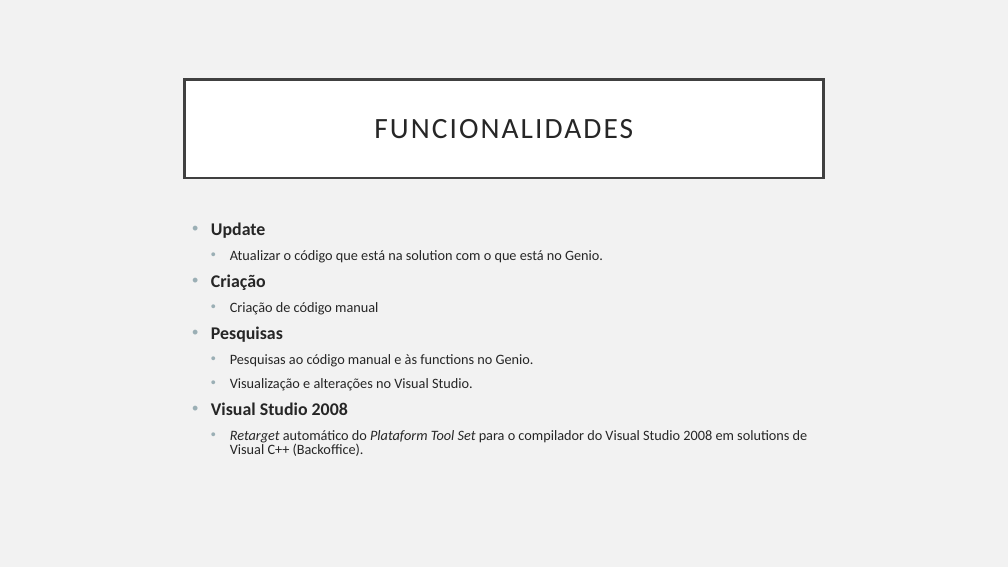
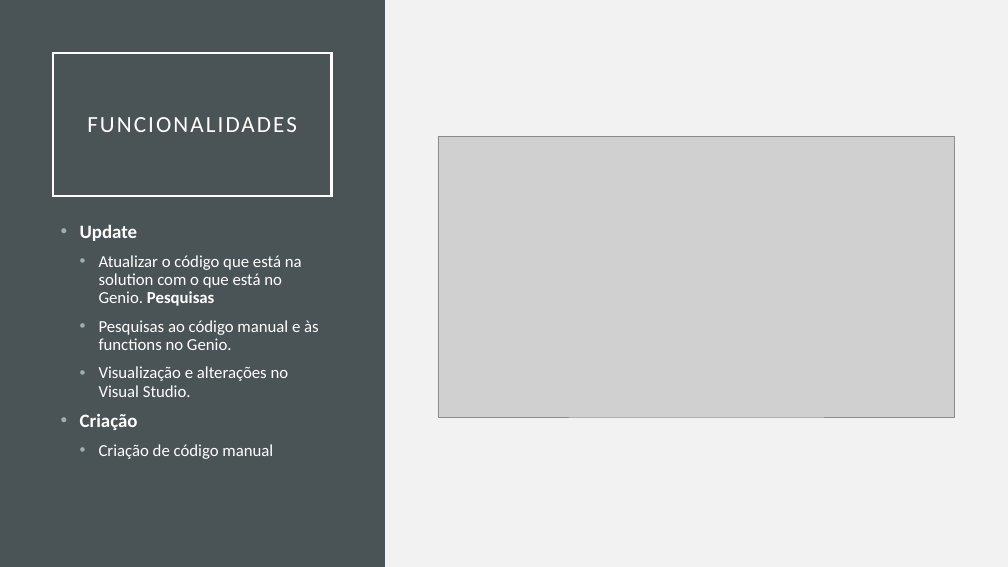
Before and after one commit to tparreira93/CodeFlow, a slide deck: slide 7 of ManualCode/Apresentacao/CodeFlow.pptx (slide 6 before the commit). Drawn at 1008x567 pixels with LibreOffice and Linux fonts; fonts in the diff are those of the drawing; grey boxes stand for pictures. Boxes give left, top, right and bottom in pixels: in the first picture for what was removed or moved away, otherwise in the second. Text is boxed around its words. In the diff, an @@ line names an element or a change of style, - is before the commit and + after.

```diff
--- a/ManualCode/Apresentacao/CodeFlow.pptx
+++ b/ManualCode/Apresentacao/CodeFlow.pptx
@@ rectangle added at (x1=0, y1=0, x2=385, y2=567), fill #4A5356 @@
@@ title "FUNCIONALIDADES" resized from (x1=185, y1=79, x2=823, y2=178) to (x1=53, y1=53, x2=331, y2=196) @@
@@ title "FUNCIONALIDADES" at (x1=53, y1=53, x2=331, y2=196): size 28 to 22 pt, text colour #262626 to #FFFFFF; fill #FFFFFF to none; outline #404040 2.5 pt to #FFFFFF 2.5 pt @@
@@ picture added at (x1=438, y1=137, x2=955, y2=417) @@
@@ text "Update" moved from (x1=211, y1=222, x2=808, y2=456) to (x1=80, y1=224, x2=319, y2=459) @@
@@ text at (x1=80, y1=224, x2=273, y2=459): size 17 to 18 pt in "Update", "Criação"; text colour #262626 to #FFFFFF in "Update", "Criação", "Criação de código manual"; size 13.6 to 16 pt in "Criação de código manual"; line spacing 0.8 to 0.9 @@
@@ text at (x1=99, y1=255, x2=319, y2=397): text changed; size 13.6 to 16 pt; text colour #262626 to #FFFFFF @@
-  • Atualizar o código que está na solution com o que está no Genio.
+  • Atualizar o código que está na solution com o que está no Genio. Pesquisas
+  • Pesquisas ao código manual e às functions no Genio.
+  • Visualização e alterações no Visual Studio.
@@ text at (x1=211, y1=326, x2=808, y2=456): paragraphs removed @@
-• Pesquisas
-  • Pesquisas ao código manual e às functions no Genio.
-  • Visualização e alterações no Visual Studio.
-• Visual Studio 2008
-  • Retarget automático do Plataform Tool Set para o compilador do Visual Studio 2008 em solutions de Visual C++ (Backoffice).
```
Also in this commit, not shown: 5 other slides changed, 5 slides added, 5 other files.
